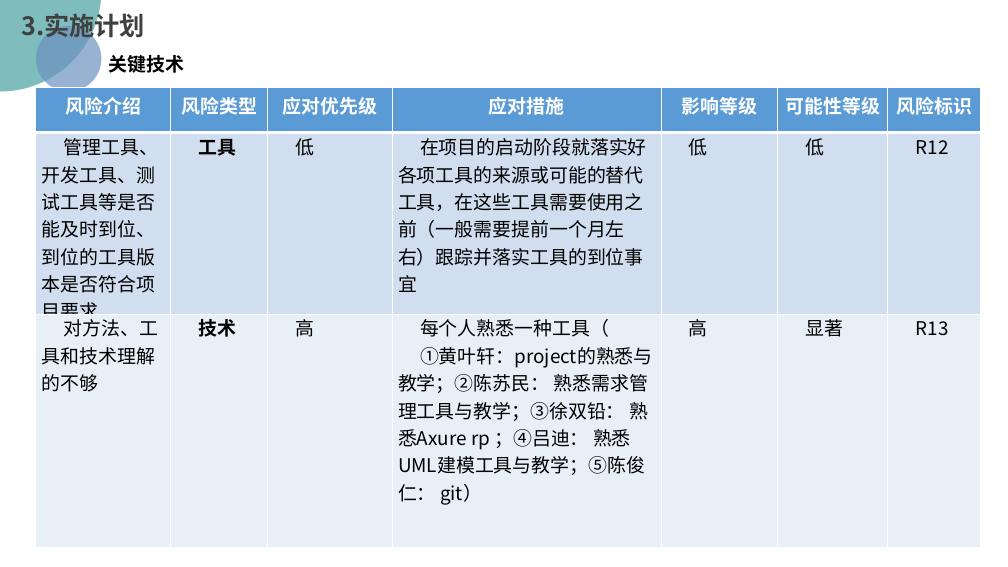
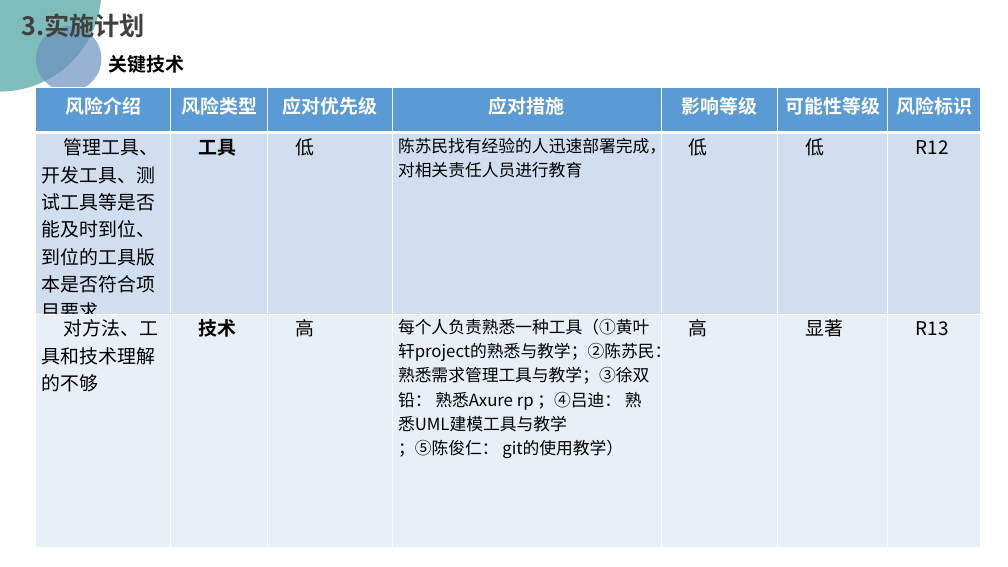
Before and after one commit to PRD2018/PRD2018-G15, a slide deck: slide 28 of 受控文档/01-需求工程项目计划/[PRD-15]需求工程项目计划.pptx (slide 29 before the commit). Drawn at 1008x567 pixels with LibreOffice and Linux fonts; fonts in the diff are those of the drawing; background and template pictures are left out. Boxes give left, top, right and bottom in pixels: in the first picture for what was removed or moved away, otherwise in the second. Text is boxed around its words. In the diff, an @@ line names an element or a change of style, - is before the commit and + after.

```diff
--- a/受控文档/01-需求工程项目计划/[PRD-15]需求工程项目计划.pptx
+++ b/受控文档/01-需求工程项目计划/[PRD-15]需求工程项目计划.pptx
@@ table at (36, 88, 980, 547) @@
-row 2, column 4: 在项目的启动阶段就落实好各项工具的来源或可能的替代工具，在这些工具需要使用之前（一般需要提前一个月左右）跟踪并落实工具的到位事宜
+row 2, column 4: 陈苏民找有经验的人迅速部署完成，对相关责任人员进行教育
-row 3, column 4: 每个人熟悉一种工具（ / ①黄叶轩：project的熟悉与教学；②陈苏民： 熟悉需求管理工具与教学；③徐双铅： 熟悉Axure rp ；④吕迪： 熟悉UML建模工具与教学；⑤陈俊仁： git）
+row 3, column 4: 每个人负责熟悉一种工具（①黄叶轩project的熟悉与教学；②陈苏民：熟悉需求管理工具与教学；③徐双铅： 熟悉Axure rp ；④吕迪： 熟悉UML建模工具与教学 / ；⑤陈俊仁： git的使用教学）
```
Also in this commit, not shown: 15 other slides changed, 4 slides added, 6 slides removed, 3 other files.
